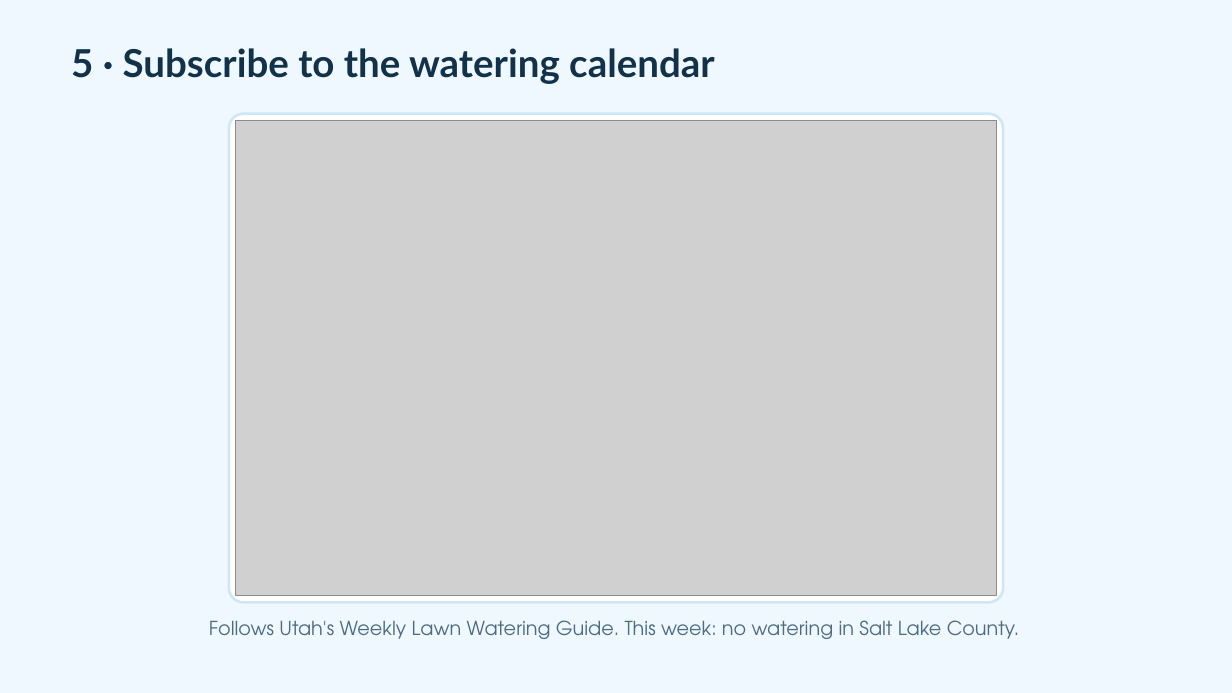
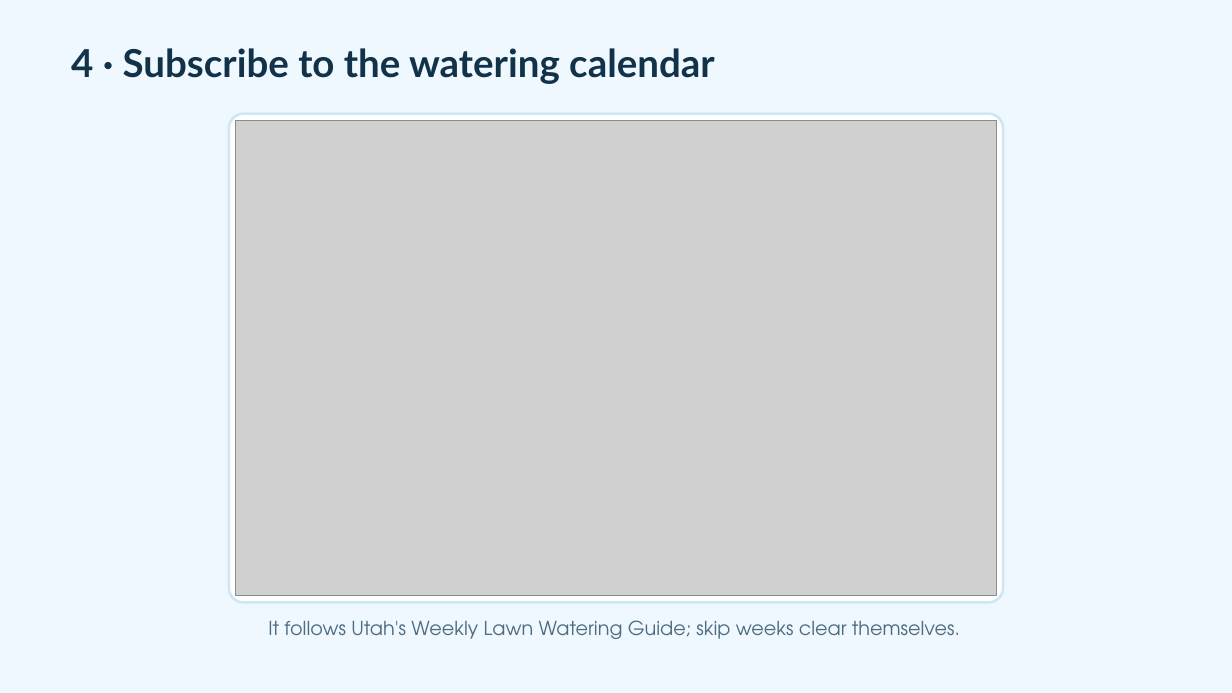
Before and after one commit to adamfortuna/overwatering, a slide deck: slide 19 of docs/pitch/overwatering.pptx. Drawn at 1232x693 pixels with LibreOffice and Linux fonts; fonts in the diff are those of the drawing; grey boxes stand for pictures. Boxes give left, top, right and bottom in pixels: in the first picture for what was removed or moved away, otherwise in the second. Text is boxed around its words. In the diff, an @@ line names an element or a change of style, - is before the commit and + after.

```diff
--- a/docs/pitch/overwatering.pptx
+++ b/docs/pitch/overwatering.pptx
@@ text at (71,48,715,84): text changed @@
-5 · Subscribe to the watering calendar
+4 · Subscribe to the watering calendar
@@ text at (268,620,960,639): text changed @@
-Follows Utah's Weekly Lawn Watering Guide. This week: no watering in Salt Lake County.
+It follows Utah's Weekly Lawn Watering Guide; skip weeks clear themselves.
```
Also in this commit, not shown: 14 other slides changed, 7 slides added, 8 slides removed, 30 other files.
